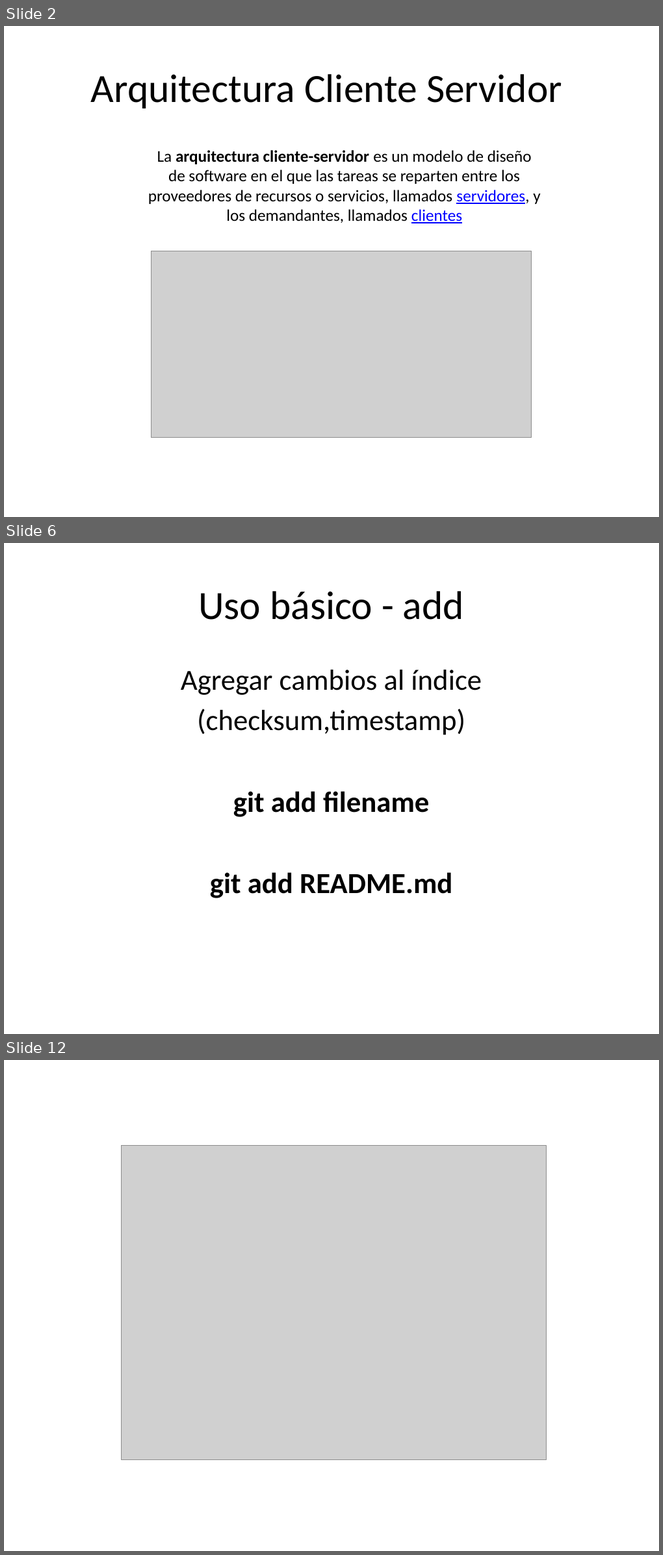
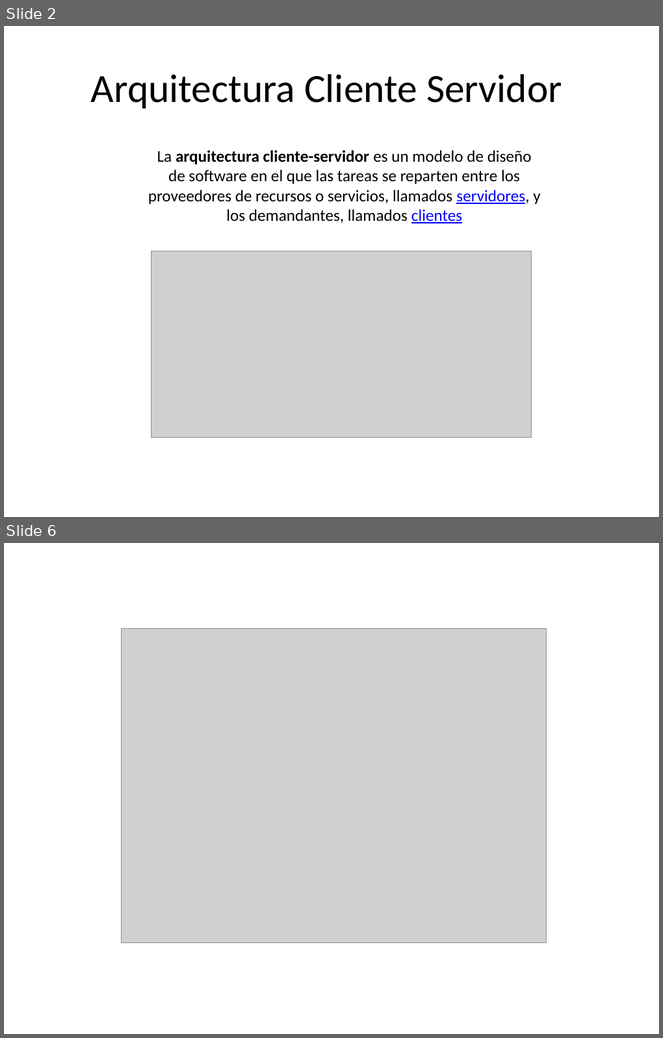
Before and after one commit to ceta-project/materiales, a slide deck: Ceta-02-CS-Http.pptx. Shown one above the other, each under a label of ours: slides 2, 6 and 12 before the commit, slides 2 and 6 after it; the slides between them are not shown. The pictures are 663x1555 and 663x1038 pixels, drawn with LibreOffice and Linux fonts; fonts in the diff are those of the drawing; grey boxes stand for pictures. Boxes give left, top, right and bottom in pixels: in the first picture for what was removed or moved away, otherwise in the second. Text is boxed around its words. In the diff, an @@ line names an element or a change of style, - is before the commit and + after.

```diff
--- a/Ceta-02-CS-Http.pptx
+++ b/Ceta-02-CS-Http.pptx
@@ slide 6 removed at [4, 543, 659, 1034], background #FFFFFF @@
@@ title removed at [198, 591, 464, 620] @@
-Uso básico - add
@@ text removed at [181, 670, 482, 899] @@
-Agregar cambios al índice
-(checksum,timestamp)
-git add filename
-git add README.md
@@ what was slide 12 is now slide 6 @@
```
Also in this commit, not shown: 2 slides changed, 1 slide added, 6 other slides removed, 1 other file.
